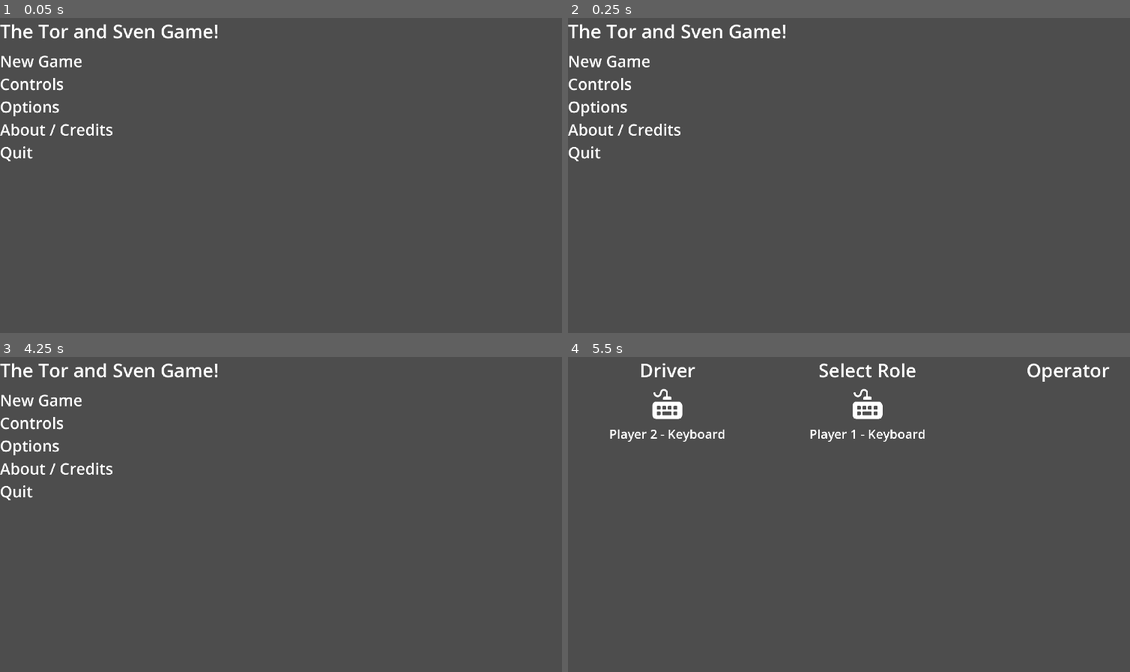
Above: before the commit, frames 1-4 (two rows, left to right).
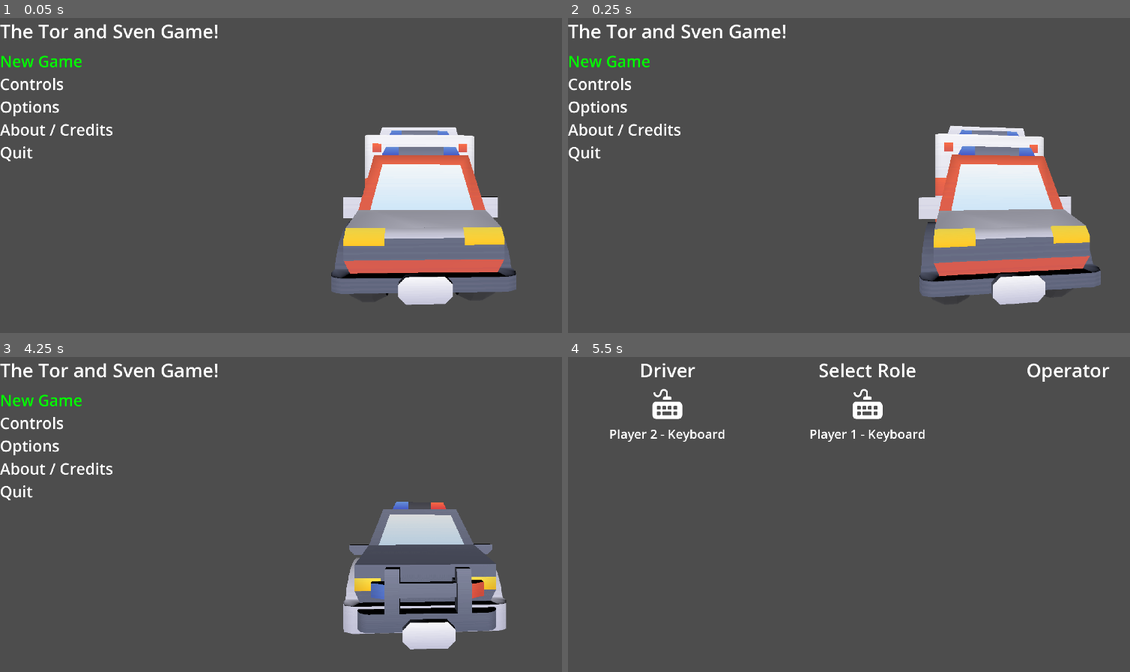
Above: after the commit, the same moments.

Repository: firefly2442/godot-tor-sven-game
Game: Godot game, scene res://scenes/Main.tscn
The game is run twice, just before and just after one commit, with the same random seed, the same clock (stepped at 60 frames per second) and the same inputs. The engine's default icon, where the game draws it, is replaced by a stand-in: a white triangle on a blue panel in a dark square.
Inputs:
- Up to frame 1 (0.05 s): no input
- Up to frame 2 (0.25 s): no input
- Up to frame 3 (4.25 s): tap Enter (action_p2) at 0.5, 0.8, 1.35, 2, 2.3, 2.85, 3.5 s; hold D (right_p1) 0.53-1.28 s; hold E (action_p1) 0.53-1.28 s; tap Space at 1.25, 2.75 s; hold Q (back_p1) 1.28-2.03 s; tap E (action_p1) at 1.55, 3.05 s; hold D (right_p1) 2.03-2.78 s; hold E (action_p1) 2.03-2.78 s; hold W (up_p1) 2.78-3.53 s; hold A (left_p1) from 3.53 s (still down); hold Enter (action_p2) from 3.53 s (still down); tap Backspace (back_p2) at 3.6 s; tap Escape (escape_p1) at 4.15 s
- Up to frame 4 (5.5 s): release Enter (action_p2) at 4.28 s; tap Down (down_p2) at 4.35 s; tap E (action_p1) at 4.55 s; release A (left_p1) at 5.03 s; hold Q (back_p1) from 5.03 s (still down); hold Enter (action_p2) from 5.03 s (still down); tap Left (left_p2) at 5.1 s

The runs differ from the first frame. In frame 1, 14% of the frame differs, in the area x 0-92%, y 11-92%; in frame 2, 14%; in frame 3, 8.8%; in frame 4, nothing differs.
Error before the commit: Invalid assignment of property or key 'operator_equipment' with value of type 'Nil' on a base object of type 'Node (Utility.gd)'. (res://scripts/MainMenu.gd:15)

Commit message:
feat: implement pickup mission for tow truck

Diff:
--- a/scenes/MainMenu.tscn
+++ b/scenes/MainMenu.tscn
@@ -61,7 +61,7 @@
 
 [node name="SubViewport" type="SubViewport" parent="MarginContainer/HBoxContainer/SubViewportContainer"]
 handle_input_locally = false
-size = Vector2i(1156, 1080)
+size = Vector2i(2, 2)
 render_target_update_mode = 4
 
 [node name="RotateModel" type="Node3D" parent="MarginContainer/HBoxContainer/SubViewportContainer/SubViewport"]
--- /dev/null
+++ b/scenes/entities/missions/car_pickup/car_pickup.tscn
@@ -0,0 +1,67 @@
+[gd_scene load_steps=11 format=3 uid="uid://bfxrg30dyb8cp"]
+
+[ext_resource type="Script" uid="uid://dqj66emk7uol8" path="res://scripts/entities/missions/car_pickup.gd" id="1_sva1s"]
+[ext_resource type="Texture2D" uid="uid://dsugywyp55a7i" path="res://images/vehicles/sedan_blue.png" id="2_2mrso"]
+[ext_resource type="Texture2D" uid="uid://bs0vurh40mh0f" path="res://images/particles/star_07.png" id="3_cjbn2"]
+
+[sub_resource type="CanvasItemMaterial" id="CanvasItemMaterial_cjbn2"]
+blend_mode = 1
+
+[sub_resource type="Gradient" id="Gradient_cjbn2"]
+offsets = PackedFloat32Array(0, 0.105932, 0.235169, 0.432203, 0.667373, 1)
+colors = PackedColorArray(0, 0, 0, 1, 1, 0.105882, 0.105882, 1, 0.235294, 1, 0.235294, 1, 0.442019, 0.195568, 1, 1, 0.541336, 0.747307, 0.00755537, 1, 1, 1, 1, 1)
+
+[sub_resource type="GradientTexture1D" id="GradientTexture1D_ay3je"]
+gradient = SubResource("Gradient_cjbn2")
+
+[sub_resource type="Curve" id="Curve_xeg7o"]
+_data = [Vector2(0.00803213, 0.532841), 0.0, 0.0, 0, 0, Vector2(0.483936, 0.220371), 0.0, 0.0, 0, 0, Vector2(1, 0.0440266), 0.0, 0.0, 0, 0]
+point_count = 3
+
+[sub_resource type="CurveTexture" id="CurveTexture_5f4vo"]
+curve = SubResource("Curve_xeg7o")
+
+[sub_resource type="ParticleProcessMaterial" id="ParticleProcessMaterial_ay3je"]
+particle_flag_disable_z = true
+emission_shape = 6
+emission_ring_axis = Vector3(0, 0, 1)
+emission_ring_height = 1.0
+emission_ring_radius = 50.0
+emission_ring_inner_radius = 50.0
+emission_ring_cone_angle = 90.0
+gravity = Vector3(0, 0, 0)
+radial_accel_min = -100.0
+radial_accel_max = -10.0
+scale_min = 0.1
+scale_max = 0.1
+scale_curve = SubResource("CurveTexture_5f4vo")
+color_ramp = SubResource("GradientTexture1D_ay3je")
+
+[sub_resource type="RectangleShape2D" id="RectangleShape2D_cjbn2"]
+size = Vector2(33, 20)
+
+[node name="CarPickup" type="Node2D"]
+script = ExtResource("1_sva1s")
+
+[node name="CarSprite2D" type="Sprite2D" parent="."]
+texture = ExtResource("2_2mrso")
+
+[node name="GPUParticles2D" type="GPUParticles2D" parent="."]
+texture_filter = 4
+material = SubResource("CanvasItemMaterial_cjbn2")
+texture = ExtResource("3_cjbn2")
+lifetime = 2.0
+preprocess = 2.0
+randomness = 1.0
+process_material = SubResource("ParticleProcessMaterial_ay3je")
+
+[node name="CarPickupArea2D" type="Area2D" parent="."]
+collision_layer = 8
+collision_mask = 8
+
+[node name="CollisionShape2D" type="CollisionShape2D" parent="CarPickupArea2D"]
+position = Vector2(-0.5, 0)
+shape = SubResource("RectangleShape2D_cjbn2")
+
+[connection signal="area_entered" from="CarPickupArea2D" to="." method="_on_area_entered"]
+[connection signal="area_exited" from="CarPickupArea2D" to="." method="_on_area_exited"]
--- a/scenes/entities/player_vehicles/firetruck/firetruck.tres
+++ b/scenes/entities/player_vehicles/firetruck/firetruck.tres
@@ -1,10 +1,11 @@
-[gd_resource type="Resource" script_class="vehicle_resource" load_steps=6 format=3 uid="uid://blmojbbdjr07"]
+[gd_resource type="Resource" script_class="vehicle_resource" load_steps=7 format=3 uid="uid://blmojbbdjr07"]
 
 [ext_resource type="AudioStream" uid="uid://bfm6lca8ickg5" path="res://sounds/vehicles/police_siren.ogg" id="1_kcbkc"]
 [ext_resource type="Script" uid="uid://cfalb38rhymnv" path="res://scenes/entities/player_vehicles/vehicle_resource.gd" id="1_nirs3"]
 [ext_resource type="Texture2D" uid="uid://bmyb6obpyxdmq" path="res://scenes/entities/player_vehicles/firetruck/firetruck.png" id="2_ocj4q"]
 [ext_resource type="AudioStream" uid="uid://bx4jjl10tlbkn" path="res://sounds/vehicles/engine_of_the_fire_truck.ogg" id="3_iqvcd"]
 [ext_resource type="AudioStream" uid="uid://cd7yhnb6wtvun" path="res://sounds/vehicles/truck-horn-double-short-length.ogg" id="4_vieva"]
+[ext_resource type="PackedScene" uid="uid://voobn11yad5i" path="res://scenes/entities/player_vehicles/firetruck/WaterHose.tscn" id="5_frl8o"]
 
 [resource]
 script = ExtResource("1_nirs3")
@@ -14,4 +15,5 @@
 vehicle_engine_sound = ExtResource("3_iqvcd")
 vehicle_horn_sound = ExtResource("4_vieva")
 operator_sound_back = ExtResource("1_kcbkc")
+vehicle_equipment = ExtResource("5_frl8o")
 metadata/_custom_type_script = "uid://cfalb38rhymnv"
--- a/scenes/entities/player_vehicles/towtruck/rope_tow.tscn
+++ b/scenes/entities/player_vehicles/towtruck/rope_tow.tscn
@@ -10,6 +10,9 @@
 
 [sub_resource type="RectangleShape2D" id="RectangleShape2D_kgi02"]
 size = Vector2(29, 11)
+
+[sub_resource type="RectangleShape2D" id="RectangleShape2D_hivj3"]
+size = Vector2(48, 39)
 
 [node name="RopeTow" type="Node2D"]
 script = ExtResource("1_2ua7y")
@@ -101,3 +104,12 @@
 [node name="CollisionShape2D" type="CollisionShape2D" parent="TowedCar"]
 position = Vector2(-10.5, -0.5)
 shape = SubResource("RectangleShape2D_kgi02")
+
+[node name="CarPickupLocation" type="Area2D" parent="."]
+unique_name_in_owner = true
+collision_layer = 8
+collision_mask = 8
+
+[node name="CollisionShape2D" type="CollisionShape2D" parent="CarPickupLocation"]
+position = Vector2(0, 0.5)
+shape = SubResource("RectangleShape2D_hivj3")
--- a/scripts/City.gd
+++ b/scripts/City.gd
@@ -21,4 +21,4 @@
 		self.add_child(load("uid://x45urlgxnu8f").instantiate())
 
 func _process(_delta: float) -> void:
-	%MissionStatusLabel.text = MissionGenerator.mission_type + " - " + str(MissionGenerator.number_active_missions)
+	%MissionStatusLabel.text = MissionGenerator.mission_type + " - " + str(MissionGenerator.get_node("Missions").get_child_count())
--- a/scripts/MainMenu.gd
+++ b/scripts/MainMenu.gd
@@ -12,7 +12,6 @@
 	if get_tree().root.has_node("City"):
 		get_tree().root.get_node("City").queue_free()  # remove and clear if it exists
 	Utility.selected_vehicle = null
-	Utility.operator_equipment = null
 
 	randomize()  # Ensures different results each run
 	var number: int = randi() % model_list.size()
--- a/scripts/entities/RopeTow.gd
+++ b/scripts/entities/RopeTow.gd
@@ -4,10 +4,20 @@
 # The PinJoint2D seemed to look better, the DampedSpringJoint2D would stretch
 # out way too long.
 
+signal check_tow_truck_pickup()
+
 func _ready() -> void:
 	# attach to the player vehicle
 	%PinJoint2D.node_a = self.get_parent().get_path()
-	self.visible = true
+	self.visible = false
+	connect("check_tow_truck_pickup", Callable(MissionGenerator, "checkTowTruckPickup"))
 
 func showTowedCar() -> void:
 	self.visible = true
+
+func _physics_process(_delta: float) -> void:
+	if (Utility.player1_selected == "Operator" and Input.is_action_just_pressed("action_p1")) or \
+	(Utility.player2_selected == "Operator" and Input.is_action_just_pressed("action_p2")):
+		check_tow_truck_pickup.emit()
+		if MissionGenerator.checkTowTruckPickup():
+			self.visible = true
--- /dev/null
+++ b/scripts/entities/missions/car_pickup.gd
@@ -0,0 +1,40 @@
+extends Node2D
+
+var candidate_cells: Array = []
+
+var overlapping: bool = false ## if the player vehicle is overlapping with this car pickup
+
+func _ready() -> void:
+	self.global_position = pick_random_spawn_position(get_tree().root.get_node("City").get_node("TileMapLayer_Level_1"))
+
+func _get_spawnable_cells(tile_map_layer: TileMapLayer) -> Array:
+	var cells: Array = []
+	for cell: Vector2i in tile_map_layer.get_used_cells():
+		var tdata: TileData = tile_map_layer.get_cell_tile_data(cell)
+		# we added a custom data layer for our road divided dashed line
+		# so this will find tiles that we can place vehicles to pick up
+		var spawnable: bool = tdata.get_custom_data("spawnable")
+		if spawnable:
+			cells.append(cell)
+	return cells
+
+func pick_random_spawn_position(tile_map_layer: TileMapLayer) -> Vector2:
+	var candidates: Array = self._get_spawnable_cells(tile_map_layer)
+	if candidates.is_empty():
+		push_error("No spawnable tiles found")
+		return Vector2.ZERO
+	var chosen: Vector2 = candidates[randi() % candidates.size()]
+	return tile_map_layer.map_to_local(chosen)
+
+func _on_area_entered(_area: Area2D) -> void:
+	overlapping = true
+
+func _on_area_exited(_area: Area2D) -> void:
+	overlapping = false
+
+func checkCarPickup() -> bool:
+	if overlapping:
+		self.queue_free() # this also removes it from the scene
+		return true
+	else:
+		return false
--- a/scripts/singletons/MissionGenerator.gd
+++ b/scripts/singletons/MissionGenerator.gd
@@ -8,7 +8,6 @@
 
 @export var max_missions: int = 6 ## maximum number of active missions at once
 var mission_type: String = "Pending"
-var number_active_missions: int = 0 ## the number of active missions, integer
 
 func _ready() -> void:
 	pass
@@ -24,7 +23,7 @@
 	%Timer.stop()
 
 func _on_timer_timeout() -> void:
-	if number_active_missions < max_missions:
+	if %Missions.get_child_count() < max_missions:
 		if Utility.selected_vehicle.vehicletype == vehicle_resource.vehicle_type.AMBULANCE:
 			pass
 		elif Utility.selected_vehicle.vehicletype == vehicle_resource.vehicle_type.FIRETRUCK:
@@ -32,18 +31,26 @@
 			fire.global_position = Vector2i(randi_range(TOP_LEFT_X, BOTTOM_RIGHT_X), randi_range(TOP_LEFT_Y, BOTTOM_RIGHT_Y))
 			fire.z_index = 50 # make sure it's visible on top of our other items like the tilemap
 			%Missions.add_child(fire)
-			number_active_missions += 1
 			mission_type = "Fire"
 		elif Utility.selected_vehicle.vehicletype == vehicle_resource.vehicle_type.POLICECAR:
 			pass
 		elif Utility.selected_vehicle.vehicletype == vehicle_resource.vehicle_type.SCHOOLBUS:
 			pass
 		elif Utility.selected_vehicle.vehicletype == vehicle_resource.vehicle_type.TOWTRUCK:
-			pass
+			var car_pickup: Node = load("uid://bfxrg30dyb8cp").instantiate()
+			# TDOO: place car pickup on city map
+			car_pickup.z_index = 50 # make sure it's visible on top of our other items like the tilemap
+			%Missions.add_child(car_pickup)
+			mission_type = "Car Pickup"
 	%Timer.start() # restart the timer
 
 func fireOut(staticbody2d_id: int) -> void:
 	# check to see which fire we should put out
 	for mission in %Missions.get_children():
-		if mission.fireOut(staticbody2d_id):
-			number_active_missions -= 1
+		mission.fireOut(staticbody2d_id)
+
+func checkTowTruckPickup() -> bool:
+	for mission in %Missions.get_children():
+		if mission.checkCarPickup():
+			return true
+	return false
Binary file added: images/particles/star_07.png
Not shown, added: images/particles/star_07.png.import
Not shown, changed: scenes/City.tscn
Not shown: 1 places in scenes/entities/player_vehicles/towtruck/rope_tow.tscn that only renumber resources
Not shown, added: scripts/entities/missions/car_pickup.gd.uid
